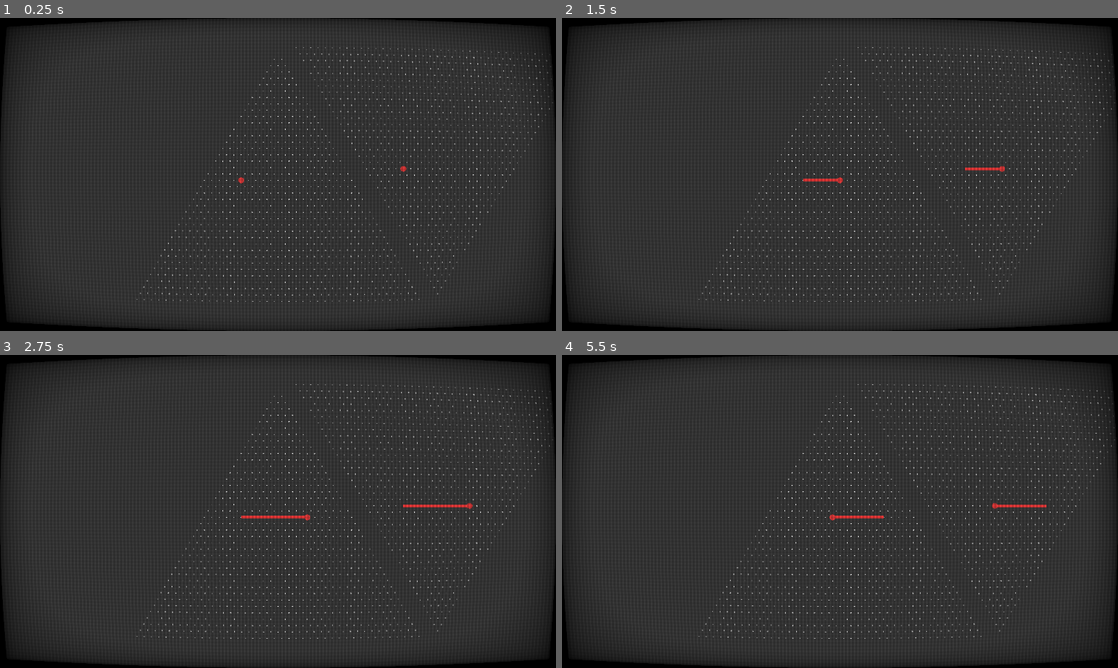
Above: before the commit, frames 1-4 (two rows, left to right).
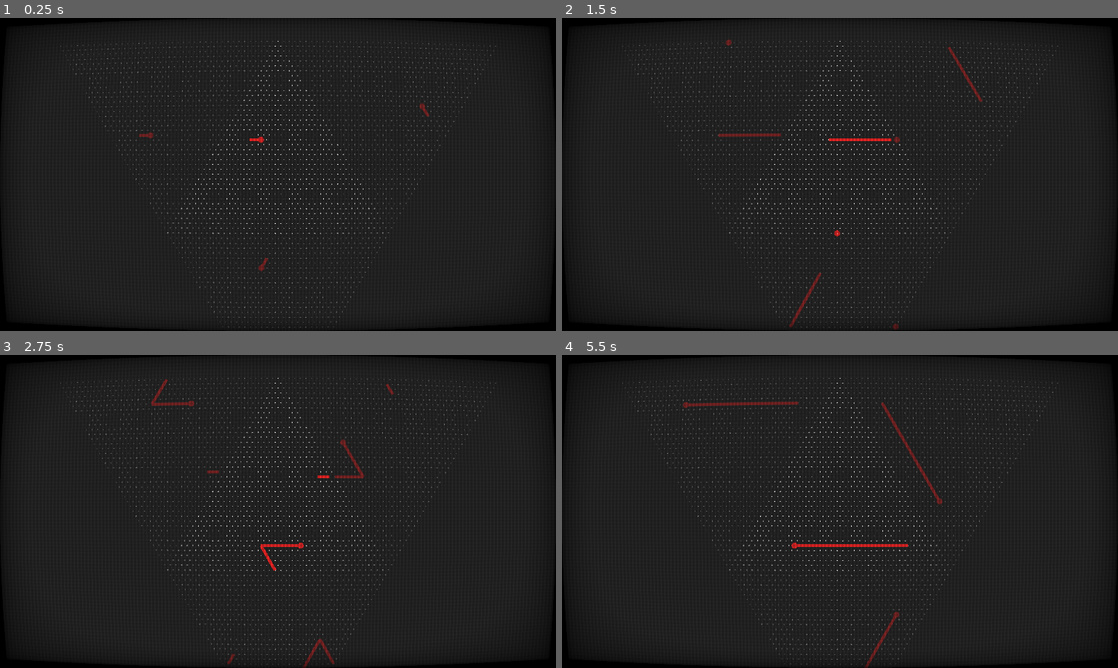
Above: after the commit, the same moments.

Repository: notapixelstudio/kaleidosnake
Game: Godot game, scene res://World.tscn
Same seed, same stepped clock (60 frames per second), same inputs: the game is played once before the commit and once after it.
Inputs:
- Up to frame 1 (0.25 s): no input
- Up to frame 2 (1.5 s): hold Right (ui_right) 0.53-1.28 s; hold Down (ui_down) from 1.28 s (still down)
- Up to frame 3 (2.75 s): release Down (ui_down) at 2.03 s; hold Right (ui_right) from 2.03 s (still down)
- Up to frame 4 (5.5 s): release Right (ui_right) at 2.78 s; hold Up (ui_up) 2.78-3.53 s; tap Enter at 3.5 s; hold Left (ui_left) 3.53-5.03 s; tap Space at 4.25 s; hold Down (ui_down) from 5.03 s (still down)

The runs differ from the first frame. In frame 1, 2.9% of the frame differs, in the area x 10-100%, y 7-99%; in frame 2, 3.3%; in frame 3, 3.5%; in frame 4, 3.6%, in the area x 10-100%, y 7-100%.

Commit message:
viewports and wrap fixes

Diff:
--- a/World.gd
+++ b/World.gd
@@ -2,7 +2,7 @@
 
 var grid = []
 const ROWS = 40
-const HEIGHT = 900
+const HEIGHT = 700
 var h = HEIGHT / ROWS
 var b = h*2.0/sqrt(3)
 
@@ -12,6 +12,8 @@
 
 onready var main_view = $MainView/Viewport
 onready var view2 = $View2/Viewport
+onready var view3 = $View3/Viewport
+onready var view4 = $View4/Viewport
 
 # Called when the node enters the scene tree for the first time.
 func _ready():
@@ -39,34 +41,42 @@
 	$Timer.connect('timeout', self, '_on_tick')
 
 	view2.world_2d = main_view.world_2d
+	view3.world_2d = main_view.world_2d
+	view4.world_2d = main_view.world_2d
 
+var ticks = 0
 func _on_tick():
 	snake.cell += snake.get_direction()
 	update_snake_position()
+
+	ticks += 1
+	if ticks % 4 == 0:
+		snake.size += 1
 
 func update_snake_position():
 	var i = int(snake.cell[0])
 	var j = int(snake.cell[1])
 	var wrapping = false
 
-	if i >= ROWS:
+	if i >= ROWS-1:
 		# wrap bottom -> left
 		wrapping = true
 		snake.cell[0] = j
 		snake.cell[1] = 0
 		if snake.dir == 2:
 			snake.rotate_direction()
-	elif j >= len(grid[i]):
+	elif j >= len(grid[i])-1:
 		# wrap right -> bottom
 		wrapping = true
 		snake.cell[0] = ROWS-1
-		snake.cell[1] = i
+		snake.cell[1] = ROWS-1-i
 		if snake.dir == 0:
 			snake.rotate_direction()
-	elif j < 0:
+	elif j <= 0:
 		# wrap left -> right
 		wrapping = true
-		snake.cell[1] = len(grid[i])-1
+		snake.cell[0] = ROWS-i-1
+		snake.cell[1] = len(grid[ROWS-i-1])-1
 		if snake.dir == 4:
 			snake.rotate_direction()
 
--- a/World.tscn
+++ b/World.tscn
@@ -33,20 +33,23 @@
 [node name="Viewport" type="Viewport" parent="MainView"]
 size = Vector2( 1920, 1080 )
 transparent_bg = true
+handle_input_locally = false
 usage = 0
-
-[node name="Camera2D" type="Camera2D" parent="MainView/Viewport"]
-position = Vector2( 960, 540 )
-current = true
+render_target_update_mode = 3
 
 [node name="Field" type="Node2D" parent="MainView/Viewport"]
 position = Vector2( 960, 120 )
+
+[node name="Camera2D" type="Camera2D" parent="MainView/Viewport/Field"]
+position = Vector2( 0, 460 )
+current = true
 
 [node name="Grid" type="Node2D" parent="MainView/Viewport/Field"]
 
 [node name="Snake" parent="MainView/Viewport/Field" instance=ExtResource( 2 )]
 
 [node name="View2" type="ViewportContainer" parent="."]
+modulate = Color( 1, 1, 1, 0.45098 )
 anchor_right = 1.0
 anchor_bottom = 1.0
 size_flags_horizontal = 3
@@ -61,18 +64,78 @@
 render_target_v_flip = true
 render_target_update_mode = 3
 
-[node name="Camera2D" type="Camera2D" parent="View2/Viewport"]
-position = Vector2( 400, 540 )
+[node name="Field" type="Node2D" parent="View2/Viewport"]
+position = Vector2( 960, 120 )
+
+[node name="Rotation" type="Node2D" parent="View2/Viewport/Field"]
+rotation = 4.18879
+
+[node name="Camera2D" type="Camera2D" parent="View2/Viewport/Field/Rotation"]
+position = Vector2( -766, -460 )
+rotating = true
+current = true
+
+[node name="View4" type="ViewportContainer" parent="."]
+modulate = Color( 1, 1, 1, 0.45098 )
+anchor_right = 1.0
+anchor_bottom = 1.0
+size_flags_horizontal = 3
+size_flags_vertical = 3
+stretch = true
+
+[node name="Viewport" type="Viewport" parent="View4"]
+size = Vector2( 1920, 1080 )
+transparent_bg = true
+handle_input_locally = false
+usage = 0
+render_target_v_flip = true
+render_target_update_mode = 3
+
+[node name="Field" type="Node2D" parent="View4/Viewport"]
+position = Vector2( 960, 120 )
+
+[node name="Rotation" type="Node2D" parent="View4/Viewport/Field"]
+
+[node name="Camera2D" type="Camera2D" parent="View4/Viewport/Field/Rotation"]
+position = Vector2( 382, 203 )
+rotating = true
+current = true
+
+[node name="View3" type="ViewportContainer" parent="."]
+modulate = Color( 1, 1, 1, 0.45098 )
+anchor_right = 1.0
+anchor_bottom = 1.0
+size_flags_horizontal = 3
+size_flags_vertical = 3
+stretch = true
+
+[node name="Viewport" type="Viewport" parent="View3"]
+size = Vector2( 1920, 1080 )
+transparent_bg = true
+handle_input_locally = false
+usage = 0
+render_target_v_flip = true
+render_target_update_mode = 3
+
+[node name="Field" type="Node2D" parent="View3/Viewport"]
+position = Vector2( 960, 120 )
+
+[node name="Rotation" type="Node2D" parent="View3/Viewport/Field"]
+rotation = 2.0944
+
+[node name="Camera2D" type="Camera2D" parent="View3/Viewport/Field/Rotation"]
+position = Vector2( 382, 204 )
+rotating = true
 current = true
 
 [node name="Timer" type="Timer" parent="."]
-wait_time = 0.3
+wait_time = 0.1
 autostart = true
 
 [node name="CanvasLayer" type="CanvasLayer" parent="."]
 
 [node name="Background" type="ColorRect" parent="CanvasLayer"]
-modulate = Color( 1, 1, 1, 0.243137 )
+modulate = Color( 1, 1, 1, 0.156863 )
 anchor_right = 1.0
 anchor_bottom = 1.0
 
